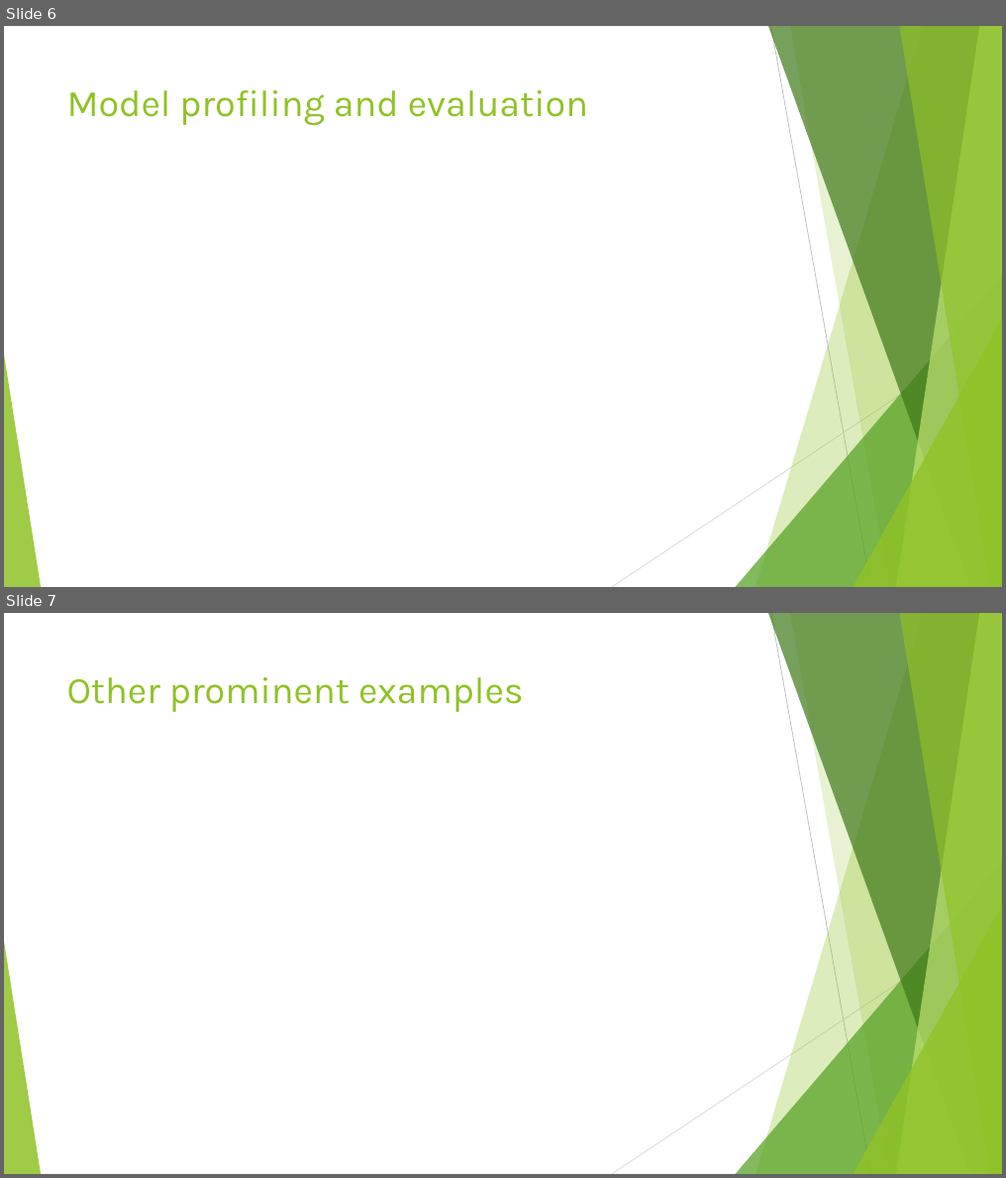
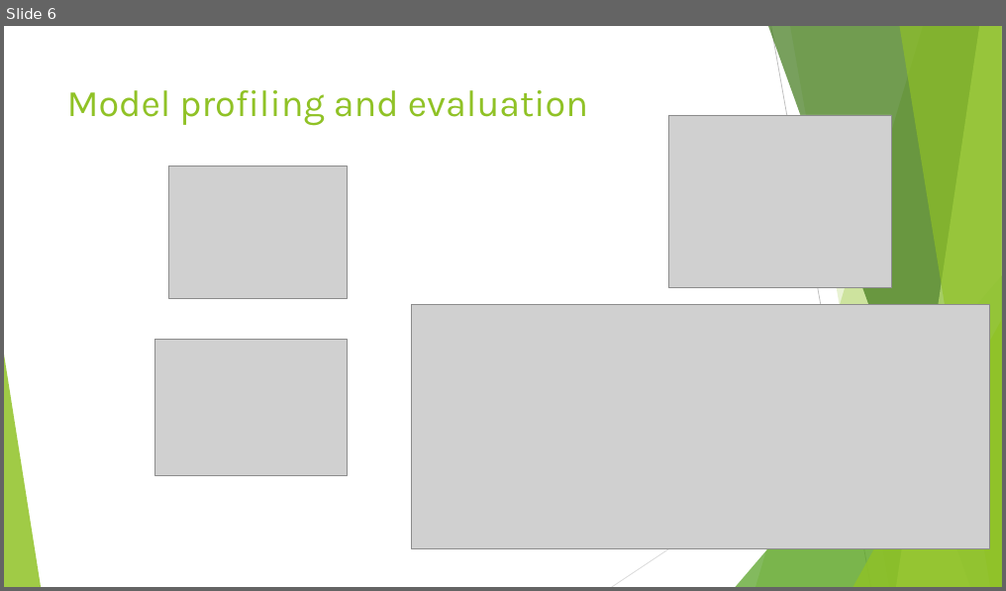
Before and after one commit to VlaStudy/ModelMapping, a slide deck: SustainabilityInNavigationPresentation.pptx. Shown one above the other, each under a label of ours: slides 6 and 7 before the commit, slide 6 after it. The pictures are 1006x1178 and 1006x591 pixels, drawn with LibreOffice and Linux fonts; fonts in the diff are those of the drawing; grey boxes stand for pictures. Boxes give left, top, right and bottom in pixels: in the first picture for what was removed or moved away, otherwise in the second. Text is boxed around its words. In the diff, an @@ line names an element or a change of style, - is before the commit and + after.

```diff
--- a/SustainabilityInNavigationPresentation.pptx
+++ b/SustainabilityInNavigationPresentation.pptx
@@ slide 7 removed at (4,613,1002,1174), background #FFFFFF; not listed: 10 template elements that a slide beside it also shows @@
@@ title removed at (67,677,524,712) @@
-Other prominent examples
@@ slide 6 changed as well @@
@@ picture added at (668,115,892,288) @@
@@ picture added at (168,166,347,298) @@
@@ picture added at (411,305,989,550) @@
@@ picture added at (155,339,347,475) @@
```
Also in this commit, not shown: 5 other slides changed, 3 slides added, 2 other slides removed, 2 other files.
